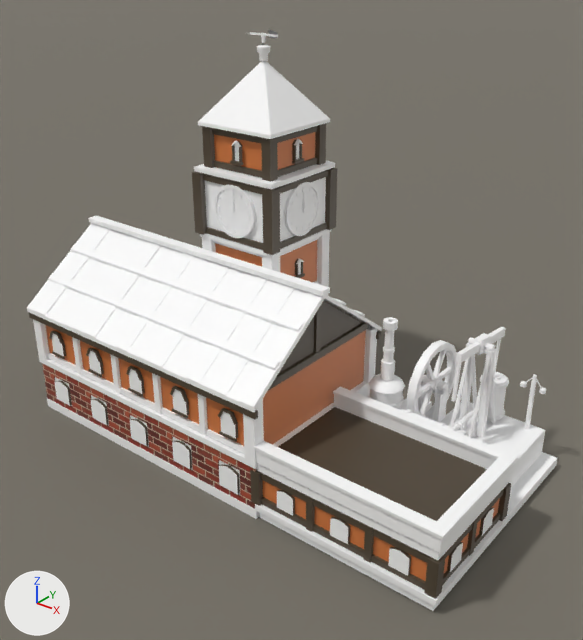
An edit to the Blender file src/DeepFrontier/Art/Source/TechnicalSchool-ReferenceStudy.blend, drawn before and after from the same camera.
Before and after are seen from a 50 mm lens placed at (3.4, -11.15, 7.88), pointed at (-3.74, -2.22, 2.34). Arrows for +X, +Y and +Z are at lower left; the lights stay in place. The first picture is the older version.

Before the edit, the objects in view are built like this:
```python
ob_flywheel = bpy.data.objects.new('Flywheel', me_flywheel)
ob_flywheel.location = (-1.91, -0.85, 1.25)
ob_rockingbeam = bpy.data.objects.new('RockingBeam', me_rockingbeam)
ob_rockingbeam.location = (-1.15, -0.85, 2.2)
ob_rockingbeam.rotation_euler = (-0.1, 0.0, 0.0)  # degrees (-5.7, 0, 0)
ob_technicalschool_architecture = bpy.data.objects.new('TechnicalSchool.Architecture', me_technicalschool_architecture)
ob_technicalschool_architecture.location = (0.0, 0.0, 0.0)
# also in view: 'Plane' at (0.0, 0.0, -0.04)
```
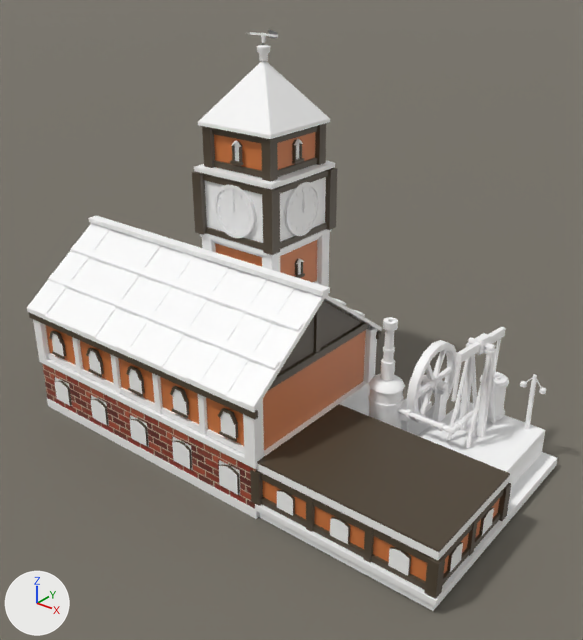
Where the change shows, as pixel boxes (x1, y1, x2, y2) in the pictures (583 x 640 px):
part 1 of me_technicalschool_architecture, deleted: before (253, 386, 518, 553)

Diff of the bpy script that builds the scene:
```diff
--- a/src/DeepFrontier/Art/Source/TechnicalSchool-ReferenceStudy.blend.py
+++ b/src/DeepFrontier/Art/Source/TechnicalSchool-ReferenceStudy.blend.py
@@ me_technicalschool_architecture @@
 # used by ob_technicalschool_architecture; location = (0.0, 0.0, 0.0)
-me_technicalschool_architecture.from_pydata(...)  # 7069 vertices, 3937 faces; spans x -8.12..0.06, y -4.1..0.25, z -0.03..6.32
+me_technicalschool_architecture.from_pydata(...)  # 7021 vertices, 3901 faces; spans x -8.12..0.05, y -4.1..0.25, z -0.03..6.32
+# me_technicalschool_architecture part 1: 6 loose pieces with 48 vertices, spanning x -2.97..0.06, y -4.06..-1.94, z 1.0..1.29, are deleted
 me_technicalschool_architecture.materials.append(mat_basewood_darkbrown_ironteeth)
```
